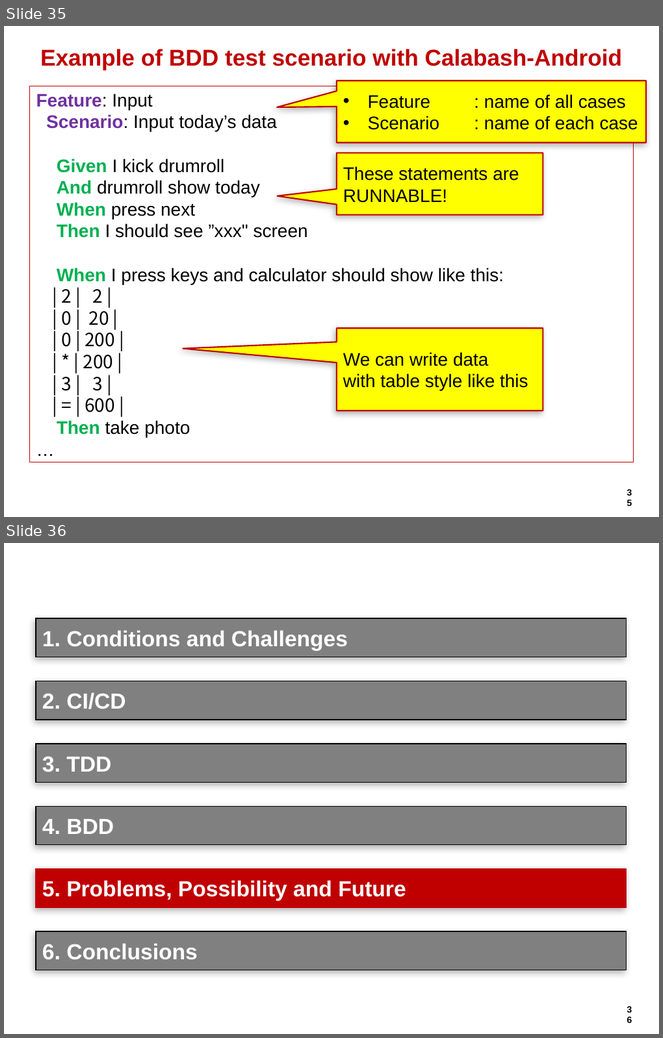
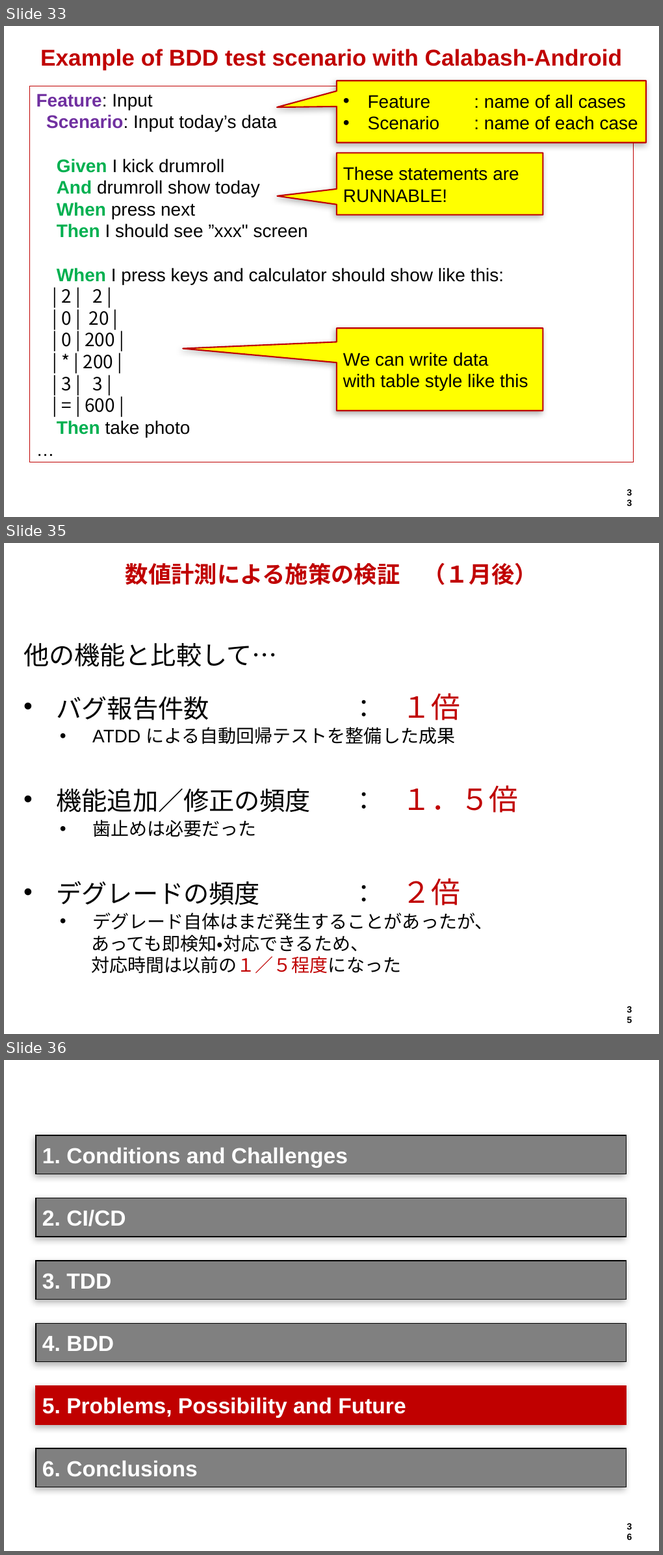
Before and after one commit to hageyahhoo/agile2014, a slide deck: presentations/TechnologyDrivenDevelopment.pptx. Shown one above the other, each under a label of ours: slides 35 and 36 before the commit, slides 33, 35 and 36 after it; the slides between them are not shown. The pictures are 663x1038 and 663x1555 pixels, drawn with LibreOffice and Linux fonts; fonts in the diff are those of the drawing; background and template pictures are left out. Boxes give left, top, right and bottom in pixels: in the first picture for what was removed or moved away, otherwise in the second. Text is boxed around its words. In the diff, an @@ line names an element or a change of style, - is before the commit and + after.

```diff
--- a/presentations/TechnologyDrivenDevelopment.pptx
+++ b/presentations/TechnologyDrivenDevelopment.pptx
@@ slide 35 added at (4,543,659,1034), background #FFFFFF; not listed: 1 template element that a slide beside it also shows @@
@@ title added at (29,561,633,587), outline #FFFFFF 0.75 pt, 25.2 pt, text #C00000, bold @@
+数値計測による施策の検証 （１月後）
@@ text added at (24,643,277,667), 28 pt, text #000000 @@
+他の機能と比較して…
@@ text added at (57,693,460,720), 28 pt, text #000000 @@
+• バグ報告件数 ： １倍
@@ text added at (92,727,455,745), 20 pt, text #000000 @@
+• ATDD による自動回帰テストを整備した成果
@@ text added at (57,785,518,813), 28 pt, text #000000 @@
+• 機能追加／修正の頻度 ： １．５倍
@@ text added at (92,820,256,837), 20 pt, text #000000 @@
+• 歯止めは必要だった
@@ text added at (57,878,460,906), 28 pt, text #000000 @@
+• デグレードの頻度 ： ２倍
@@ text added at (91,913,493,974), 20 pt, text #000000 @@
+• デグレード自体はまだ発生することがあったが、
+あっても即検知・対応できるため、
+対応時間は以前の１／５程度になった
@@ what was slide 35 is now slide 33 @@
@@ page number at (621,484,639,502): text changed @@
-35
+33
```
Also in this commit, not shown: 3 slides changed, 14 other slides added, 14 slides removed, 2 other files.
